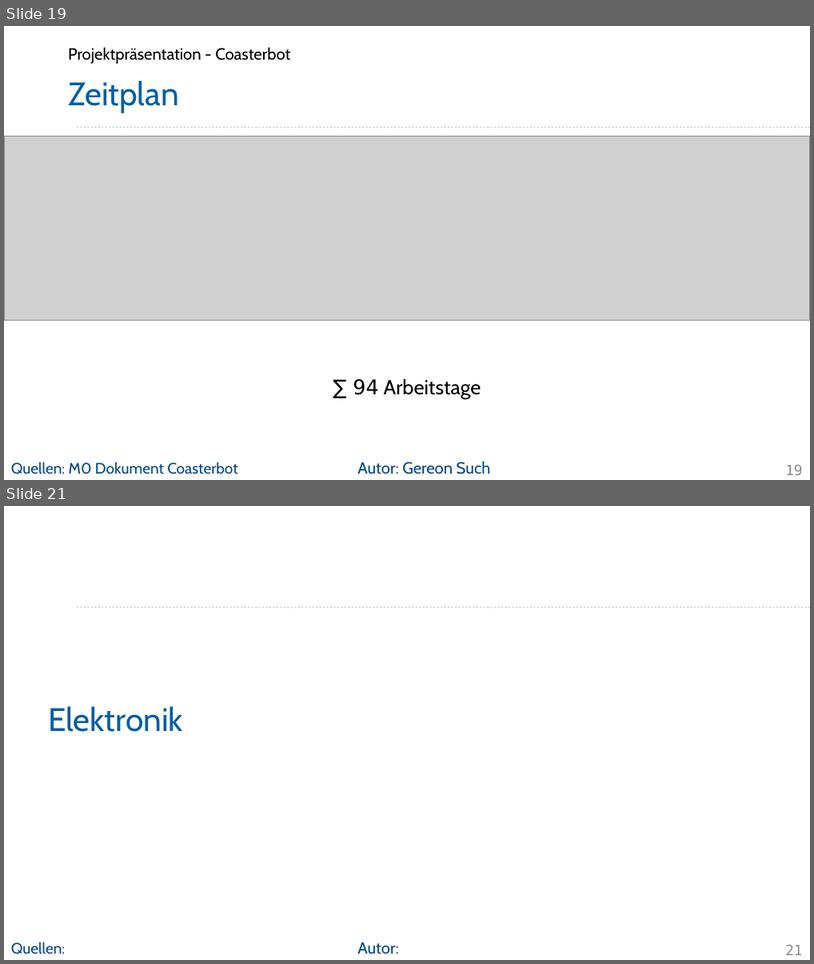
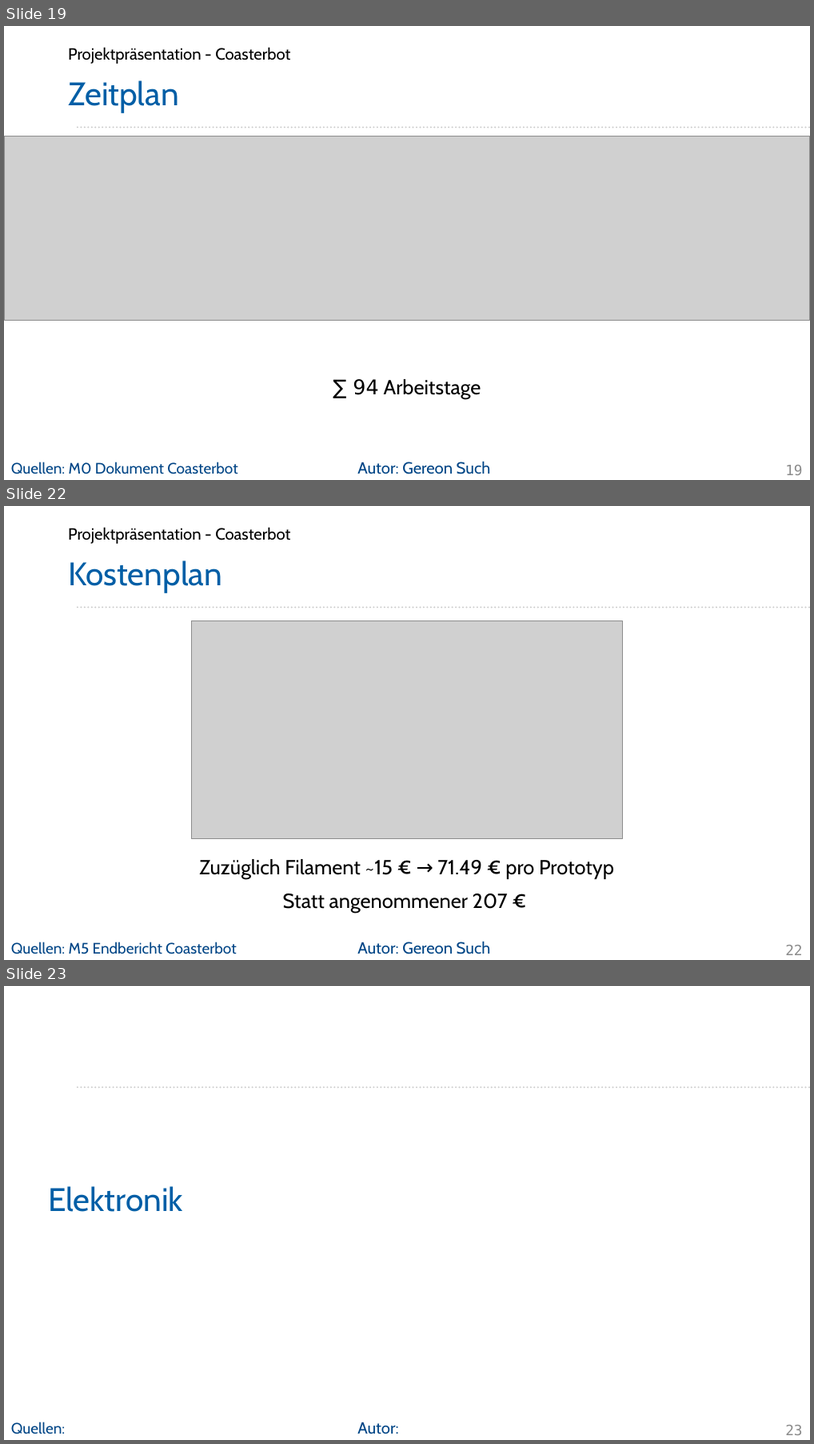
Before and after one commit to Project-CoasterBot/coasterbot, a slide deck: M6_Projekträsentation/gs_Projektpräsentation_Coasterbot.odp. Shown one above the other, each under a label of ours: slides 19 and 21 before the commit, slides 19, 22 and 23 after it; the slides between them are not shown. The pictures are 814x964 and 814x1444 pixels, drawn with LibreOffice and Linux fonts; fonts in the diff are those of the drawing; grey boxes stand for pictures; background and template pictures are left out. Boxes give left, top, right and bottom in pixels: in the first picture for what was removed or moved away, otherwise in the second. Text is boxed around its words. In the diff, an @@ line names an element or a change of style, - is before the commit and + after.

Commit message:
ist stände für kostenplan und zeitplan eingefügt.

```diff
--- a/M6_Projekträsentation/gs_Projektpräsentation_Coasterbot.odp
+++ b/M6_Projekträsentation/gs_Projektpräsentation_Coasterbot.odp
@@ slide 22 added at (4,506,810,960), background #FFFFFF; not listed: 1 template element that a slide beside it also shows @@
@@ text added at (68,527,290,544), 16 pt, text #000000 @@
+Projektpräsentation - Coasterbot
@@ title added at (68,560,222,592), 32 pt, text #005EA6 @@
+Kostenplan
@@ picture added at (191,621,623,838) @@
@@ text added at (199,859,614,912), 20 pt, text #000000 @@
+Zuzüglich Filament ~15 € → 71.49 € pro Prototyp
+Statt angenommener 207 €
@@ text added at (11,941,236,954), 15 pt, text #004586 @@
+Quellen: M5 Endbericht Coasterbot
@@ text added at (358,940,491,954), 16 pt, text #004586 @@
+Autor: Gereon Such
@@ page number added at (786,944,802,955), 14 pt, text #8C8C8C @@
+22
@@ what was slide 21 is now slide 23 @@
@@ page number at (786,1424,802,1435): text changed @@
-21
+23
```
Also in this commit, not shown: 1 slide changed, 1 other slide added, 2 other files.
